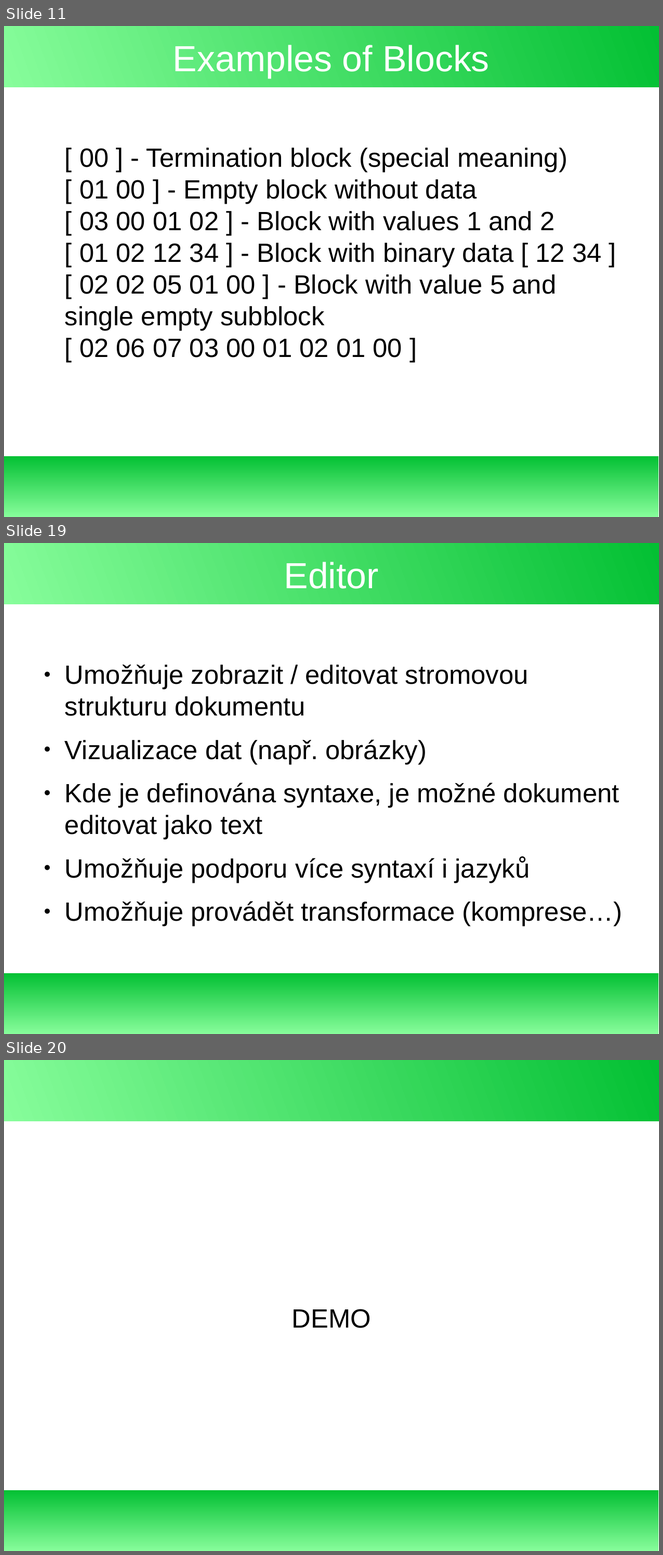
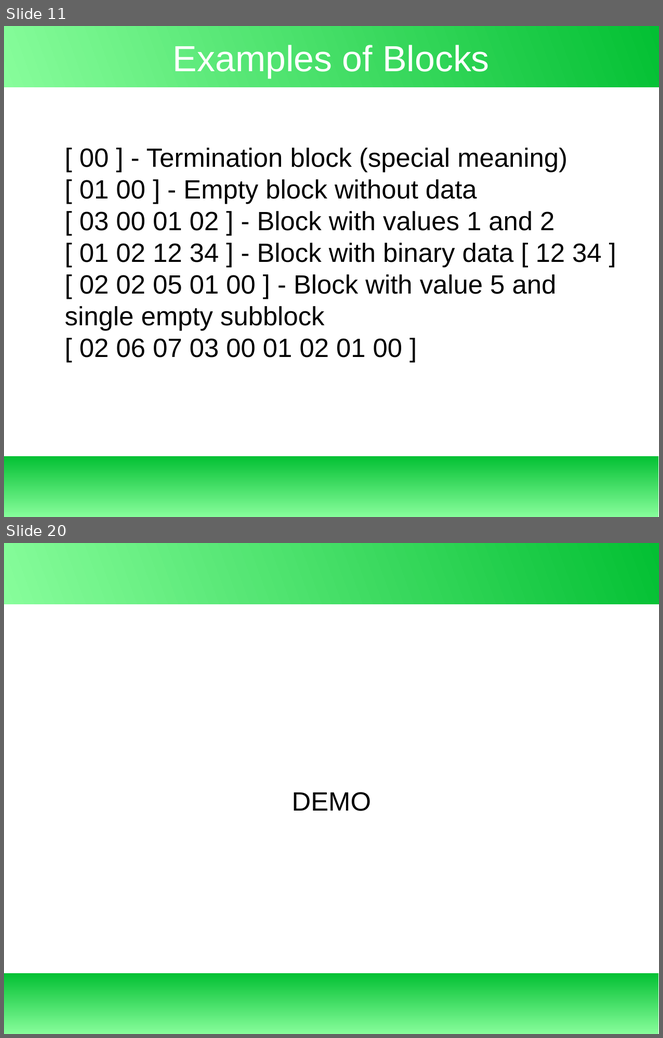
Before and after one commit to exbin/xbup-doc, a slide deck: presentation/binary_concept.odp. Shown one above the other, each under a label of ours: slides 11, 19 and 20 before the commit, slides 11 and 20 after it; the slides between them are not shown. The pictures are 663x1555 and 663x1038 pixels, drawn with LibreOffice and Linux fonts; fonts in the diff are those of the drawing. Boxes give left, top, right and bottom in pixels: in the first picture for what was removed or moved away, otherwise in the second. Text is boxed around its words. In the diff, an @@ line names an element or a change of style, - is before the commit and + after.

```diff
--- a/presentation/binary_concept.odp
+++ b/presentation/binary_concept.odp
@@ slide 19 removed at (4, 543, 659, 1034), background #FFFFFF; not listed: 2 template elements that a slide beside it also shows @@
@@ title removed at (284, 562, 379, 589) @@
-Editor
@@ text removed at (65, 665, 623, 927) @@
-● Umožňuje zobrazit / editovat stromovou strukturu dokumentu
-● Vizualizace dat (např. obrázky)
-● Kde je definována syntaxe, je možné dokument editovat jako text
-● Umožňuje podporu více syntaxí i jazyků
-● Umožňuje provádět transformace (komprese…)
```
Also in this commit, not shown: 4 slides changed, 5 slides added, 4 other slides removed.
